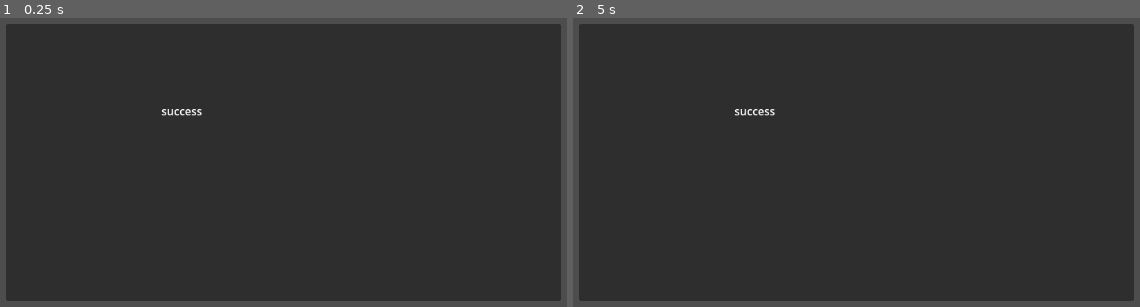
Above: before the commit, frames 1-2 (left to right).
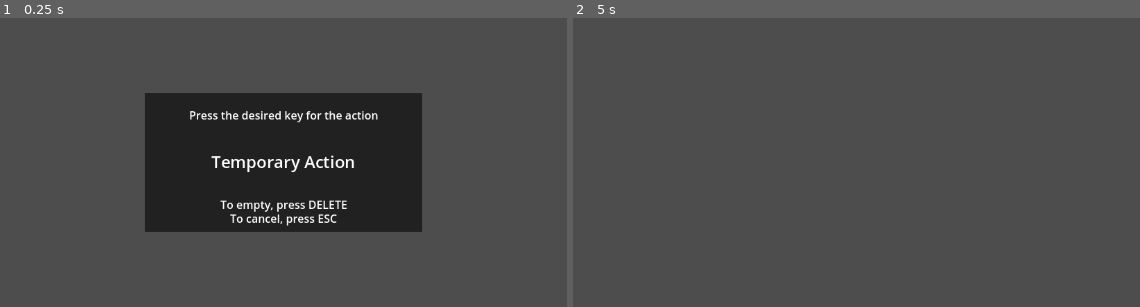
Above: after the commit, the same moments.

Repository: bottle-necc/Fastpaced-FPS-Game
Game: Godot game, scene res://scenes/key_listener.tscn
Two runs of this game, one before a commit and one after it. Both use one fixed random seed, a clock stepped at 60 frames per second and the inputs below. This scene is started directly instead of the project's main scene.
Inputs (mouse positions are in pixels of both pictures, inside the frame that each line leads up to):
- Up to frame 1 (0.25 s): no input
- Up to frame 2 (5 s): tap Enter at 0.5, 2, 3.5 s; move the mouse to (1032, 139) at 0.52 s; hold D (right) 0.53-1.28 s; hold Right mouse button (aim) 0.53-1.28 s; tap Space (jump) at 0.77, 1.07, 1.25, 1.52, 1.82, 2.3, 2.75, 2.85, 3.02, 3.32, 3.77, 4.07, 4.25, 4.52, 4.82 s; tap Shift (run) at 0.8, 1.35, 3.8, 4.35 s; move the mouse to (697, 185) at 1.27 s; hold S (backward) 1.28-2.03 s; click (697, 185) at 1.55 s; move the mouse to (935, 64) at 2.02 s; press the mouse at (935, 64) at 2.03 s; hold D (right) 2.03-2.78 s; move the mouse to (816, 252) at 2.77 s; release the mouse at (816, 252) at 2.78 s; hold W (forward) 2.78-3.53 s; right-click (816, 252) at 3.05 s; move the mouse to (1094, 228) at 3.52 s; hold Right mouse button (aim) 3.53-4.28 s; hold A (left) from 3.53 s (still down); tap R (reload) at 4.15 s; move the mouse to (618, 96) at 4.27 s; click (618, 96) at 4.55 s; tap Escape (ui_cancel) at 4.9 s

The runs differ from the first frame. In frame 1, 72% of the frame differs, in the area x 1-99%, y 2-98%; in frame 2, 94%.

Commit message:
Added ui for the key listener and some other stuff

Diff:
--- /dev/null
+++ b/scenes/key_listener.gd
@@ -0,0 +1,16 @@
+extends Node
+
+var action_list = ["interact", "scoreboard", "taunt", "textchat", "voicechat", "move forward", "move backward",
+"move left", "move right", "sprint", "crouch", "prone", "crouch/prone", "jump", "vault", "jump/vault", "shoot",
+"aim", "reload", "primary", "secondary", "grenade", "ability", "tool", "melee"]
+
+# Called when the node enters the scene tree for the first time.
+func _ready():
+	print(SettingsManager.action_int)
+	SettingsManager.action_int = null
+
+
+# Called every frame. 'delta' is the elapsed time since the previous frame.
+func _process(delta):
+	if Input.is_action_just_pressed("ui_cancel"):
+		queue_free()
--- a/scenes/key_listener.tscn
+++ b/scenes/key_listener.tscn
@@ -1,6 +1,15 @@
-[gd_scene format=3 uid="uid://chpaeibc1vrql"]
+[gd_scene load_steps=4 format=3 uid="uid://chpaeibc1vrql"]
+
+[ext_resource type="Script" path="res://scenes/key_listener.gd" id="1_s2phk"]
+
+[sub_resource type="StyleBoxFlat" id="StyleBoxFlat_0si47"]
+bg_color = Color(0.12549, 0.12549, 0.12549, 0.968627)
+
+[sub_resource type="LabelSettings" id="LabelSettings_rpbc0"]
+font_size = 24
 
 [node name="Key Listener" type="Node"]
+script = ExtResource("1_s2phk")
 
 [node name="Panel" type="Panel" parent="."]
 anchors_preset = 8
@@ -8,17 +17,68 @@
 anchor_top = 0.5
 anchor_right = 0.5
 anchor_bottom = 0.5
-offset_left = -400.0
-offset_top = -200.0
-offset_right = 400.0
-offset_bottom = 200.0
+offset_left = -200.0
+offset_top = -100.0
+offset_right = 200.0
+offset_bottom = 100.0
 grow_horizontal = 2
 grow_vertical = 2
+theme_override_styles/panel = SubResource("StyleBoxFlat_0si47")
 
-[node name="Label" type="Label" parent="Panel"]
-layout_mode = 0
-offset_left = 224.0
-offset_top = 114.0
-offset_right = 522.0
-offset_bottom = 219.0
-text = "success"
+[node name="Instruction" type="Label" parent="Panel"]
+layout_mode = 1
+anchors_preset = 5
+anchor_left = 0.5
+anchor_right = 0.5
+offset_left = -136.5
+offset_top = 20.0
+offset_right = 136.5
+offset_bottom = 46.0
+grow_horizontal = 2
+text = "Press the desired key for the action"
+
+[node name="Action" type="Label" parent="Panel"]
+layout_mode = 1
+anchors_preset = 8
+anchor_left = 0.5
+anchor_top = 0.5
+anchor_right = 0.5
+anchor_bottom = 0.5
+offset_left = -104.0
+offset_top = -18.5
+offset_right = 104.0
+offset_bottom = 18.5
+grow_horizontal = 2
+grow_vertical = 2
+text = "Temporary Action"
+label_settings = SubResource("LabelSettings_rpbc0")
+
+[node name="Exit Prompt" type="Label" parent="Panel"]
+layout_mode = 1
+anchors_preset = 7
+anchor_left = 0.5
+anchor_top = 1.0
+anchor_right = 0.5
+anchor_bottom = 1.0
+offset_left = -77.5
+offset_top = -31.0
+offset_right = 77.5
+offset_bottom = -5.0
+grow_horizontal = 2
+grow_vertical = 0
+text = "To cancel, press ESC"
+
+[node name="Empty Prompt" type="Label" parent="Panel"]
+layout_mode = 1
+anchors_preset = 7
+anchor_left = 0.5
+anchor_top = 1.0
+anchor_right = 0.5
+anchor_bottom = 1.0
+offset_left = -91.5
+offset_top = -51.0
+offset_right = 91.5
+offset_bottom = -25.0
+grow_horizontal = 2
+grow_vertical = 0
+text = "To empty, press DELETE"
--- a/scripts/hud.gd
+++ b/scripts/hud.gd
@@ -150,8 +150,7 @@
 
 	# Runs a new instance of the key_listener.
 	var key_listener = preload("res://scenes/key_listener.tscn").instantiate()
+	SettingsManager.action_int = action
 	add_child(key_listener)
 
-	# Placeholder to check if the correct action is shown
-	var label = key_listener.get_child(0).get_child(0)
-	label.text = "%s" % [action]
+	# TODO: CREATE A CODE THAT SWAPS THE KEY. THEN LET EVERY BUTTON ACCESS THIS FUNCTION.
--- a/scripts/player.gd
+++ b/scripts/player.gd
@@ -94,7 +94,8 @@
 
 	# Moves the character IF they are not wallrunning.
 	if !is_wallrunning:
-		input_dir = Input.get_vector("left", "right", "forward", "backward")
+		if !is_paused:
+			input_dir = Input.get_vector("left", "right", "forward", "backward")
 		direction = (neck.transform.basis * Vector3(input_dir.x, 0, input_dir.y)).normalized()
 		if is_on_floor():
 			if direction:
--- a/singletons/settings_manager.gd
+++ b/singletons/settings_manager.gd
@@ -84,6 +84,9 @@
 # Dictionary of the values in settings.json
 var settings_dict = {}
 
+# Used to transfer what action for the key listener to detect.
+var action_int
+
 func _ready():
 	# Checks if the settings json file exists.
 	var settings_exist = FileAccess.file_exists(SETTINGS_JSON_PATH)
